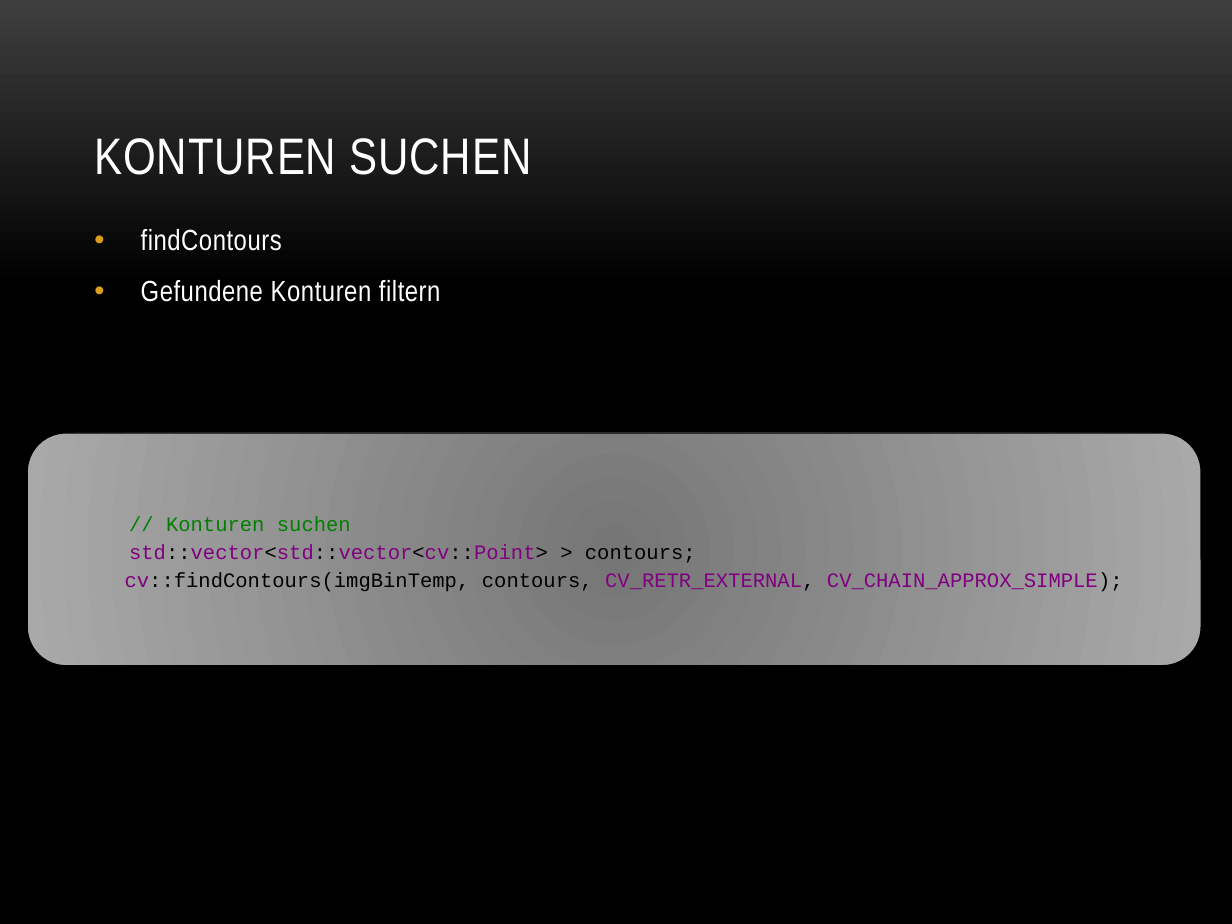
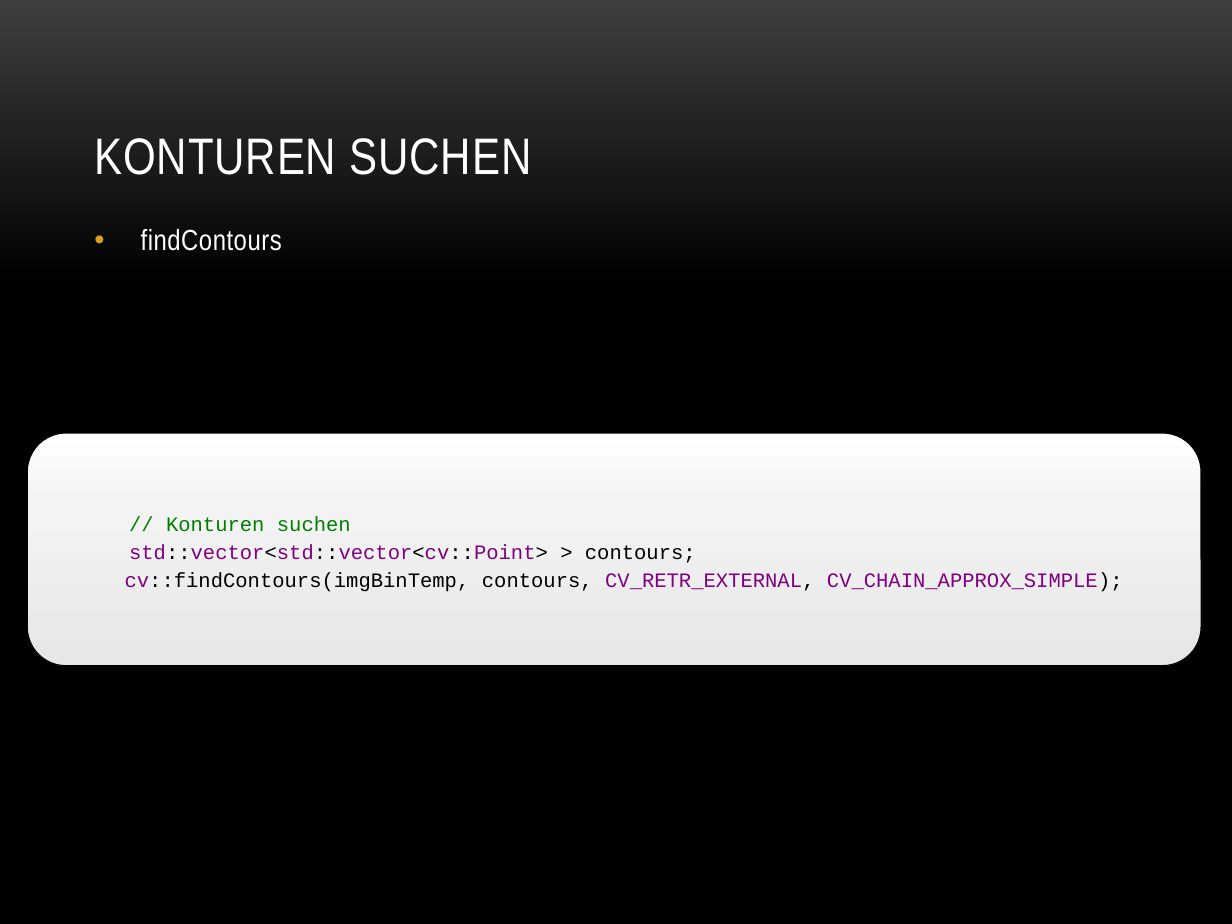
Before and after one commit to baertschi/Puzzle, a slide deck: slide 16 of Doku/Puzzle.pptx. Drawn at 1232x924 pixels with LibreOffice and Linux fonts; fonts in the diff are those of the drawing; background and template pictures are left out. Boxes give left, top, right and bottom in pixels: in the first picture for what was removed or moved away, otherwise in the second. Text is boxed around its words. In the diff, an @@ line names an element or a change of style, - is before the commit and + after.

```diff
--- a/Doku/Puzzle.pptx
+++ b/Doku/Puzzle.pptx
@@ text at [141,280,440,302]: paragraph removed @@
-• Gefundene Konturen filtern
@@ rounded rectangle "// Konturen suchen" at [27,432,1201,665]: fill gradient #767676 to #A9A9A9 to gradient #FFFFFF to #F4F4F4 to #E7E7E7 @@
```
Also in this commit, not shown: 9 other slides changed, 2 slides removed, 1 other file.
